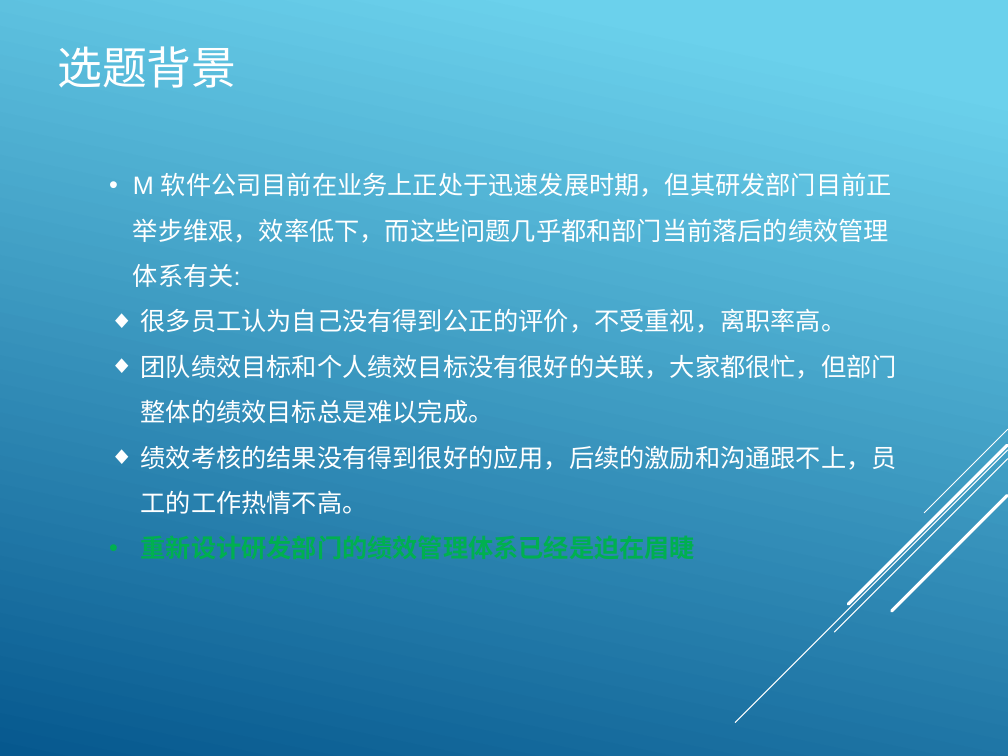
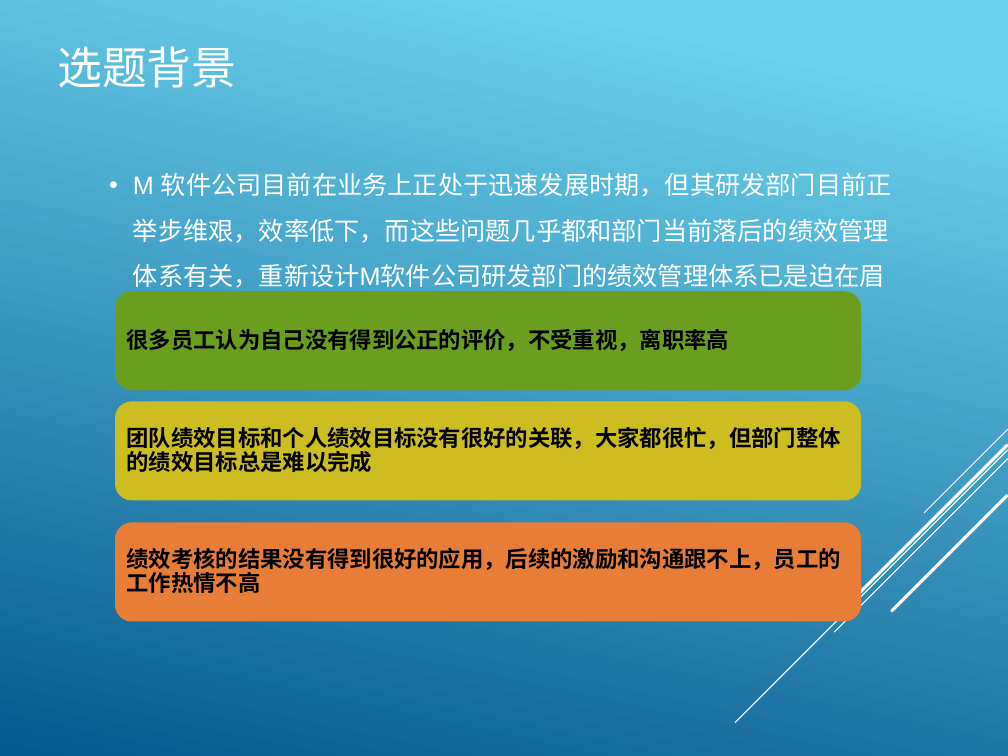
Before and after one commit to HJ8905/MyDocument, a slide deck: slide 4 of MBA/开题报告 .pptx. Drawn at 1008x756 pixels with LibreOffice and Linux fonts; fonts in the diff are those of the drawing. Boxes give left, top, right and bottom in pixels: in the first picture for what was removed or moved away, otherwise in the second. Text is boxed around its words. In the diff, an @@ line names an element or a change of style, - is before the commit and + after.

Commit message:
ppt v1.0

```diff
--- a/MBA/开题报告 .pptx
+++ b/MBA/开题报告 .pptx
@@ text at [133,173,892,288]: text changed @@
-• M 软件公司目前在业务上正处于迅速发展时期，但其研发部门目前正举步维艰，效率低下，而这些问题几乎都和部门当前落后的绩效管理体系有关:
-◆ 很多员工认为自己没有得到公正的评价，不受重视，离职率高。
-◆ 团队绩效目标和个人绩效目标没有很好的关联，大家都很忙，但部门整体的绩效目标总是难以完成。
-◆ 绩效考核的结果没有得到很好的应用，后续的激励和沟通跟不上，员工的工作热情不高。
-• 重新设计研发部门的绩效管理体系已经是迫在眉睫
+• M 软件公司目前在业务上正处于迅速发展时期，但其研发部门目前正举步维艰，效率低下，而这些问题几乎都和部门当前落后的绩效管理体系有关，重新设计M软件公司研发部门的绩效管理体系已是迫在眉睫
@@ group added at [115,291,861,621]: 3 rounded rectangles, 3 texts @@
+很多员工认为自己没有得到公正的评价，不受重视，离职率高
+团队绩效目标和个人绩效目标没有很好的关联，大家都很忙，但部门整体的绩效目标总是难以完成
+绩效考核的结果没有得到很好的应用，后续的激励和沟通跟不上，员工的工作热情不高
```
Also in this commit, not shown: 1 other slide changed, 4 slides added, 6 slides removed, 1 other file.
